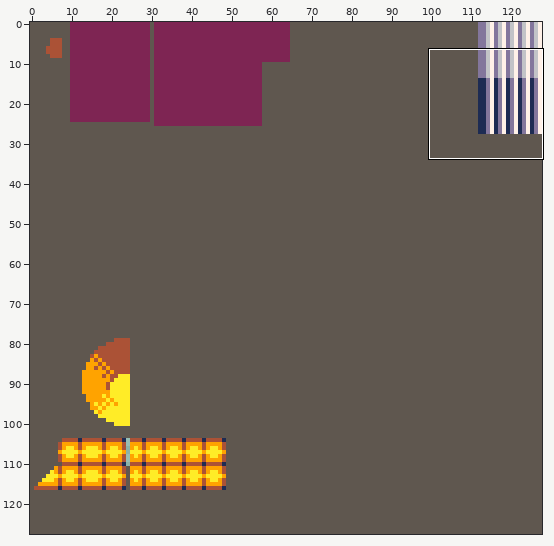
File history of a sprite sheet, Scenes/Game/SubScenes/Actors/Opponent/Model/Oponnent_OpponentTexture.png. The first picture is a wide view before the edit; the outline marks the close-up.
Close-up. Before:
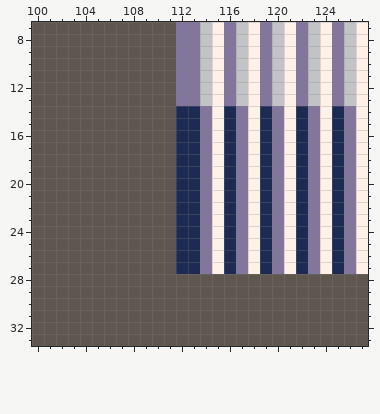
The file is 128x128 pixels. Shown: x 100..127, y 7..33.
Now the later version:
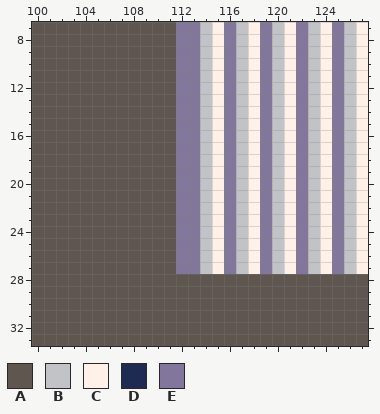
Palette (. is transparent): A #5f574f  B #c2c3c7  C #fff1e8  D #1d2b53  E #83769c
The exact change:
Colour B replaces colour E in rows 14 to 27 at x 114, 117, 120, 123 and 126.
Colour E replaces colour D in rows 14 to 27 at x 112 to 113, 116, 119, 122 and 125.
Where, in picture pixels (left, top, right, bottom), the same in both close-ups:
changed: (176, 106, 356, 274)
